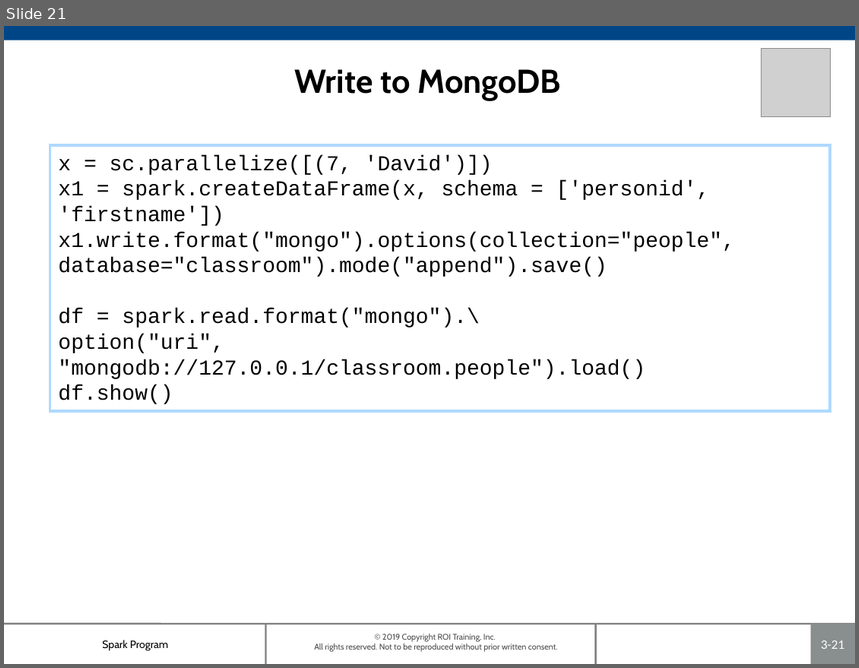
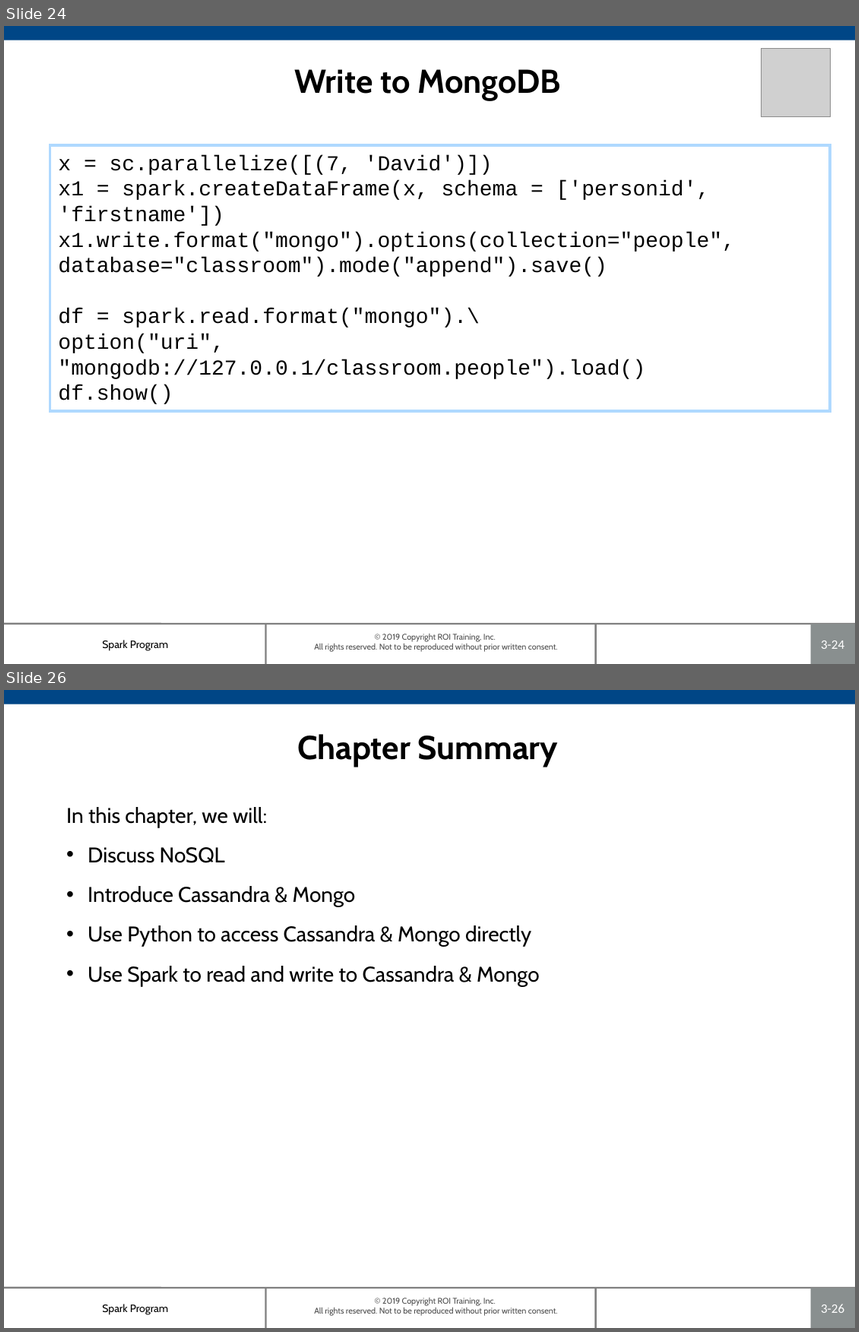
Before and after one commit to roitraining/SparkProgram, a slide deck: Day4/Ch05_NoSQL.pptx. Shown one above the other, each under a label of ours: slide 21 before the commit, slides 24 and 26 after it; the slides between them are not shown. The pictures are 859x668 and 859x1332 pixels, drawn with LibreOffice and Linux fonts; fonts in the diff are those of the drawing; grey boxes stand for pictures; background and template pictures are left out. Boxes give left, top, right and bottom in pixels: in the first picture for what was removed or moved away, otherwise in the second. Text is boxed around its words. In the diff, an @@ line names an element or a change of style, - is before the commit and + after.

```diff
--- a/Day4/Ch05_NoSQL.pptx
+++ b/Day4/Ch05_NoSQL.pptx
@@ slide 26 added at <box>4,690,855,1328</box>, background #FFFFFF; not listed: 7 template elements that a slide beside it also shows @@
@@ text added at <box>297,734,558,767</box>, 28 pt, text #000000, bold @@
+Chapter Summary
@@ text added at <box>66,807,540,986</box>, 18 pt, text #000000 @@
+In this chapter, we will:
+• Discuss NoSQL
+• Introduce Cassandra & Mongo
+• Use Python to access Cassandra & Mongo directly
+• Use Spark to read and write to Cassandra & Mongo
@@ what was slide 21 is now slide 24 @@
@@ page number at <box>821,641,845,649</box>: text changed @@
-3-21
+3-24
```
Also in this commit, not shown: 4 other slides added, 3 slides removed.
